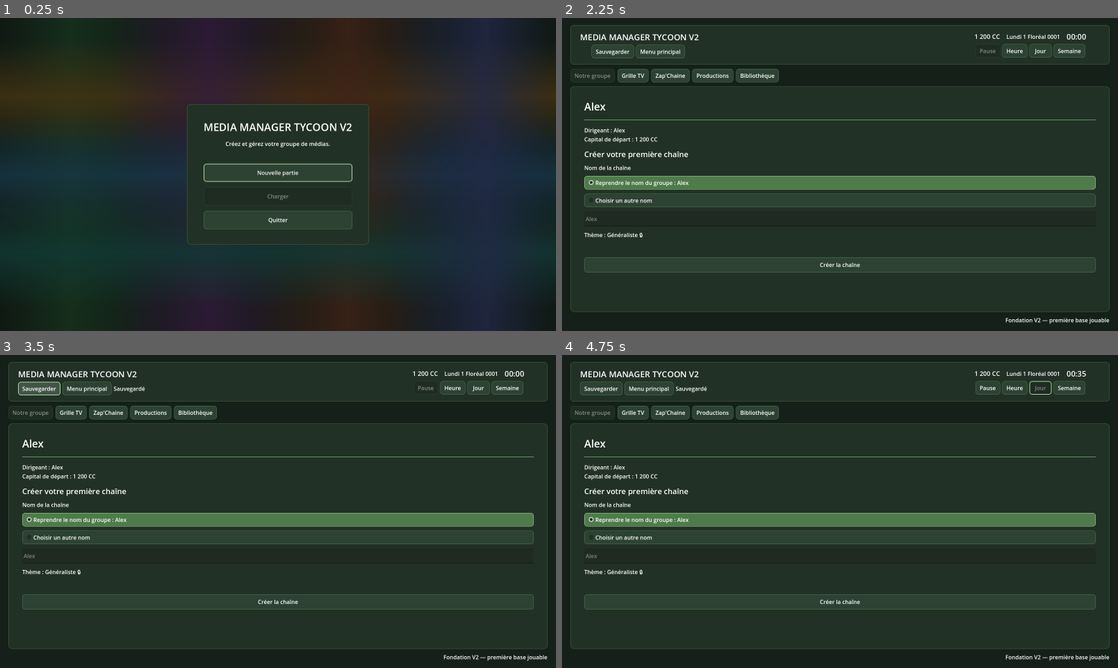
Above: before the commit, frames 1-4 (two rows, left to right).
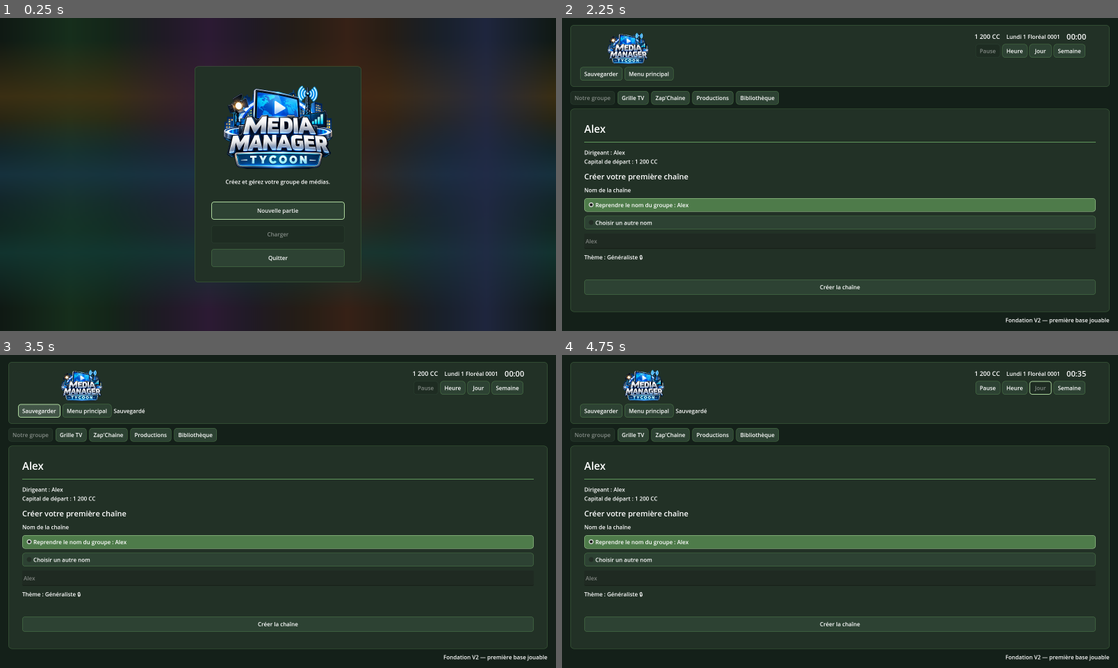
Above: after the commit, the same moments.

Repository: Adrienco69/MediaManagerTycoon_V2
Game: Godot game, scene res://scenes/main.tscn
The game is run twice, just before and just after one commit, with the same random seed, the same clock (stepped at 60 frames per second) and the same inputs.
Inputs (mouse positions are in pixels of both pictures, inside the frame that each line leads up to):
- Up to frame 1 (0.25 s): no input
- Up to frame 2 (2.25 s): click "Nouvelle partie" at 0.5 s; click (840, 155) at 1.27 s; type "Alex" at 1.35 s; click (840, 190) at 1.5 s; type "Alex" at 1.58 s; click "Commencer" at 2 s
- Up to frame 3 (3.5 s): click "Sauvegarder" at 2.75 s
- Up to frame 4 (4.75 s): click "Heure" at 3.5 s; click "Jour" at 4.25 s

The runs differ from the first frame. In frame 1, 6.4% of the frame differs, in the area x 33-67%, y 15-85%; in frame 2, 14%; in frame 3, 14%, in the area x 1-99%, y 4-89%; in frame 4, 14%.

Commit message:
Utilise le logo officiel sur l'accueil et l'en-tête

Diff:
--- a/scenes/main.tscn
+++ b/scenes/main.tscn
@@ -1,6 +1,7 @@
-[gd_scene load_steps=5 format=3]
+[gd_scene load_steps=6 format=3]
 
 [ext_resource type="Script" path="res://scripts/main.gd" id="1_main"]
+[ext_resource type="Texture2D" path="res://assets/images/logo_media_manager_tycoon.png" id="2_logo"]
 
 [sub_resource type="Gradient" id="Gradient_start_months"]
 offsets = PackedFloat32Array(0, 0.166667, 0.333333, 0.5, 0.666667, 0.833333, 1)
@@ -71,7 +72,16 @@
 layout_mode = 2
 theme_override_constants/separation = 18
 
+[node name="GameLogo" type="TextureRect" parent="GameUI/RootVBox/TopBar/TopMargin/TopHBox"]
+custom_minimum_size = Vector2(120, 98)
+layout_mode = 2
+size_flags_horizontal = 4
+texture = ExtResource("2_logo")
+expand_mode = 1
+stretch_mode = 5
+
 [node name="GameTitle" type="Label" parent="GameUI/RootVBox/TopBar/TopMargin/TopHBox"]
+visible = false
 layout_mode = 2
 theme_override_font_sizes/font_size = 24
 text = "MEDIA MANAGER TYCOON V2"
@@ -275,8 +285,17 @@
 layout_mode = 2
 theme_override_constants/separation = 16
 
+[node name="HomeLogo" type="TextureRect" parent="StartScreen/Center/HomePanel/Margin/VBox"]
+custom_minimum_size = Vector2(320, 260)
+layout_mode = 2
+size_flags_horizontal = 4
+texture = ExtResource("2_logo")
+expand_mode = 1
+stretch_mode = 5
+
 [node name="HomeTitle" type="Label" parent="StartScreen/Center/HomePanel/Margin/VBox"]
 unique_name_in_owner = true
+visible = false
 layout_mode = 2
 theme_override_font_sizes/font_size = 30
 text = "MEDIA MANAGER TYCOON V2"
